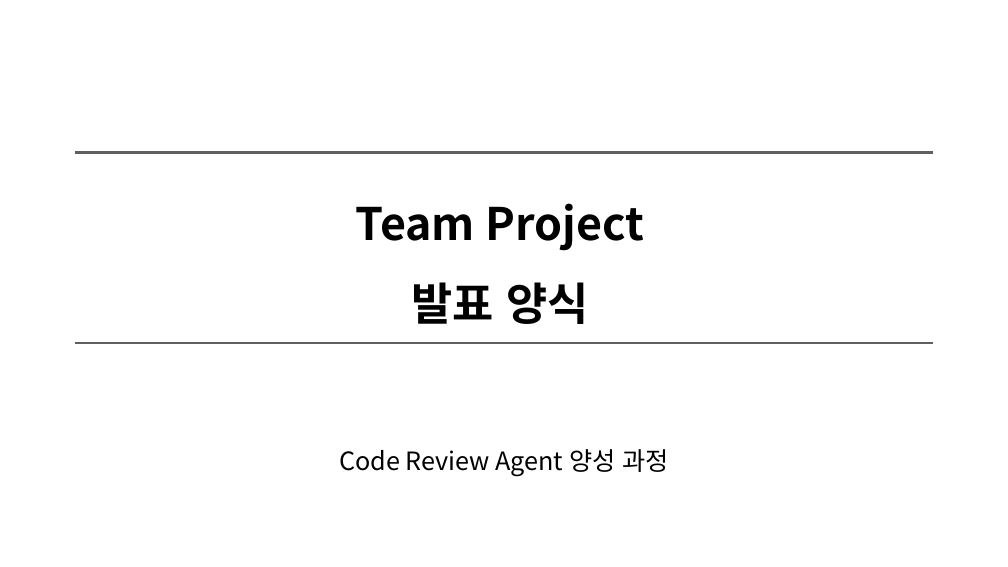
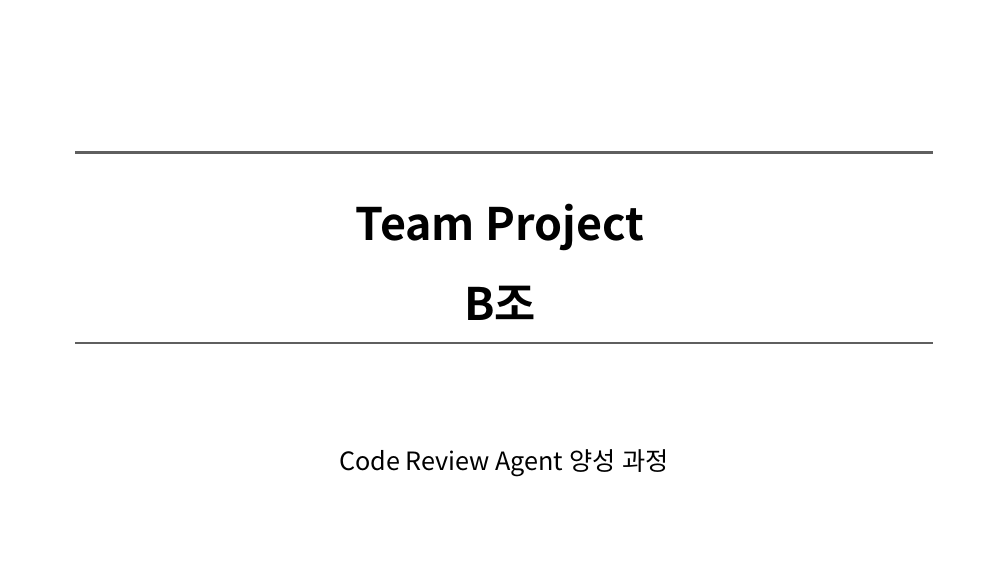
Before and after one commit to Rakjunyang/BeautifulCode, a slide deck: slide 1 of 팀프로젝트＿발표양식_B조.pptx. Drawn at 1008x567 pixels with LibreOffice and Linux fonts; fonts in the diff are those of the drawing. Boxes give left, top, right and bottom in pixels: in the first picture for what was removed or moved away, otherwise in the second. Text is boxed around its words. In the diff, an @@ line names an element or a change of style, - is before the commit and + after.

Commit message:
발표 자료 앞부분 작성 후 upload

```diff
--- a/팀프로젝트＿발표양식_B조.pptx
+++ b/팀프로젝트＿발표양식_B조.pptx
@@ text at box(356, 203, 644, 320): text changed @@
-Team Project
-발표 양식
+Team Project
+B조
```
Also in this commit, not shown: 2 other slides changed, 7 slides added, 8 slides removed.
